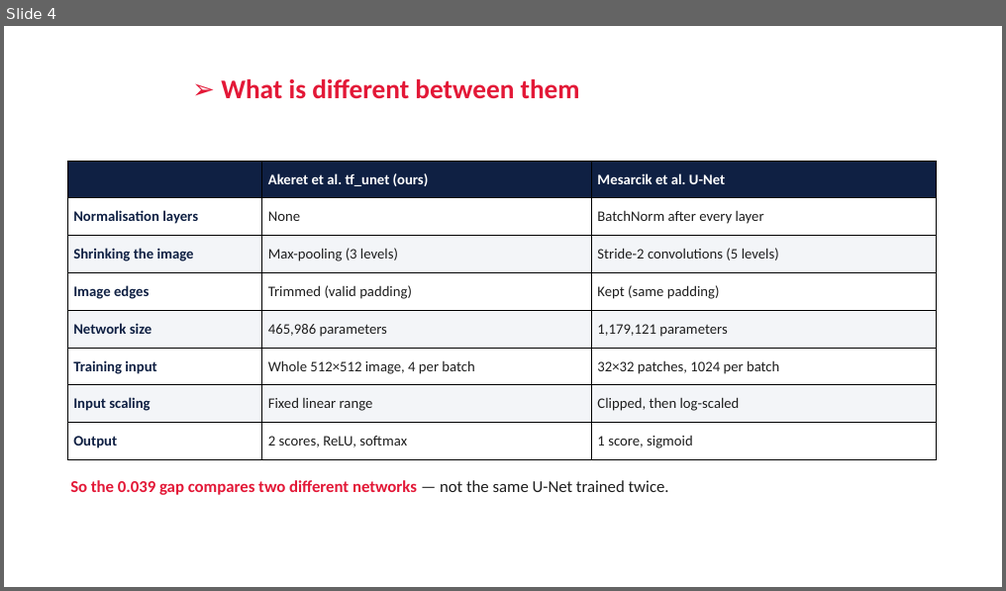
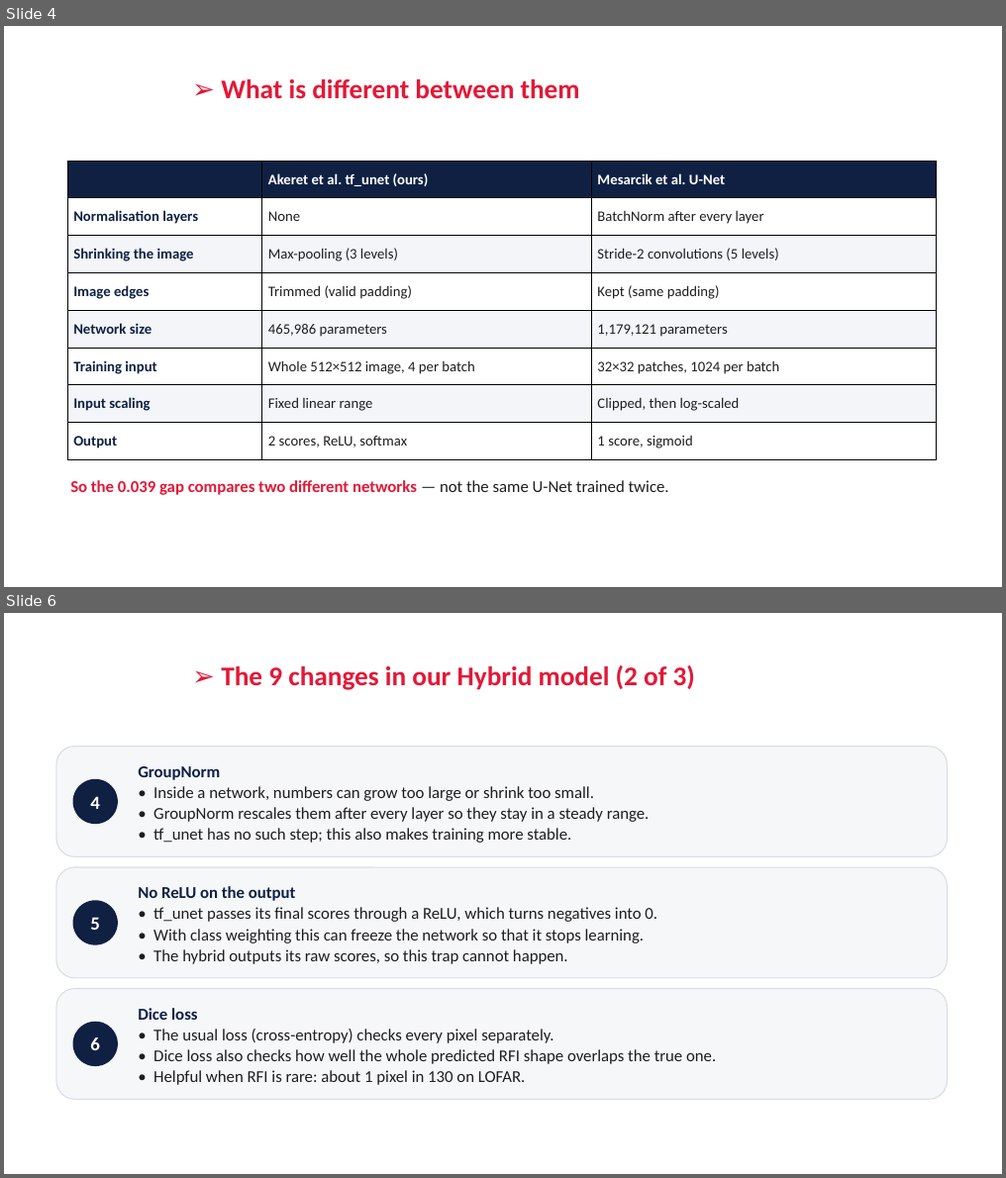
Before and after one commit to RonakSinghRaina/MP, a slide deck: Weekly_Report_Hybrid_DiL_Lab.pptx. Shown one above the other, each under a label of ours: slide 4 before the commit, slides 4 and 6 after it; the slides between them are not shown. The pictures are 1006x591 and 1006x1178 pixels, drawn with LibreOffice and Linux fonts; fonts in the diff are those of the drawing; background and template pictures are left out. Boxes give left, top, right and bottom in pixels: in the first picture for what was removed or moved away, otherwise in the second. Text is boxed around its words. In the diff, an @@ line names an element or a change of style, - is before the commit and + after.

```diff
--- a/Weekly_Report_Hybrid_DiL_Lab.pptx
+++ b/Weekly_Report_Hybrid_DiL_Lab.pptx
@@ slide 6 added at (4,613,1002,1174), background #FFFFFF @@
@@ title added at (221,665,695,690), 26 pt, text #E31837, bold @@
+➢ The 9 changes in our Hybrid model (2 of 3)
@@ rounded rectangle added at (56,747,947,858), fill #F6F7F9, outline #D9DDE4 1 pt @@
@@ ellipse added at (73,779,118,824), fill #0F2043, 18 pt, text #FFFFFF, bold @@
+4
@@ text added at (138,766,649,843), 16 pt, text #1E1E1E @@
+GroupNorm
+• Inside a network, numbers can grow too large or shrink too small.
+• GroupNorm rescales them after every layer so they stay in a steady range.
+• tf_unet has no such step; this also makes training more stable.
@@ rounded rectangle added at (56,867,947,978), fill #F6F7F9, outline #D9DDE4 1 pt @@
@@ ellipse added at (73,900,118,946), fill #0F2043, 18 pt, text #FFFFFF, bold @@
+5
@@ text added at (138,886,657,964), 16 pt, text #1E1E1E @@
+No ReLU on the output
+• tf_unet passes its final scores through a ReLU, which turns negatives into 0.
+• With class weighting this can freeze the network so that it stops learning.
+• The hybrid outputs its raw scores, so this trap cannot happen.
@@ rounded rectangle added at (56,989,947,1100), fill #F6F7F9, outline #D9DDE4 1 pt @@
@@ ellipse added at (73,1022,118,1066), fill #0F2043, 18 pt, text #FFFFFF, bold @@
+6
@@ text added at (138,1008,716,1085), 16 pt, text #1E1E1E @@
+Dice loss
+• The usual loss (cross-entropy) checks every pixel separately.
+• Dice loss also checks how well the whole predicted RFI shape overlaps the true one.
+• Helpful when RFI is rare: about 1 pixel in 130 on LOFAR.
```
Also in this commit, not shown: 6 slides changed, 2 other slides added, 1 slide removed, 2 other files.
